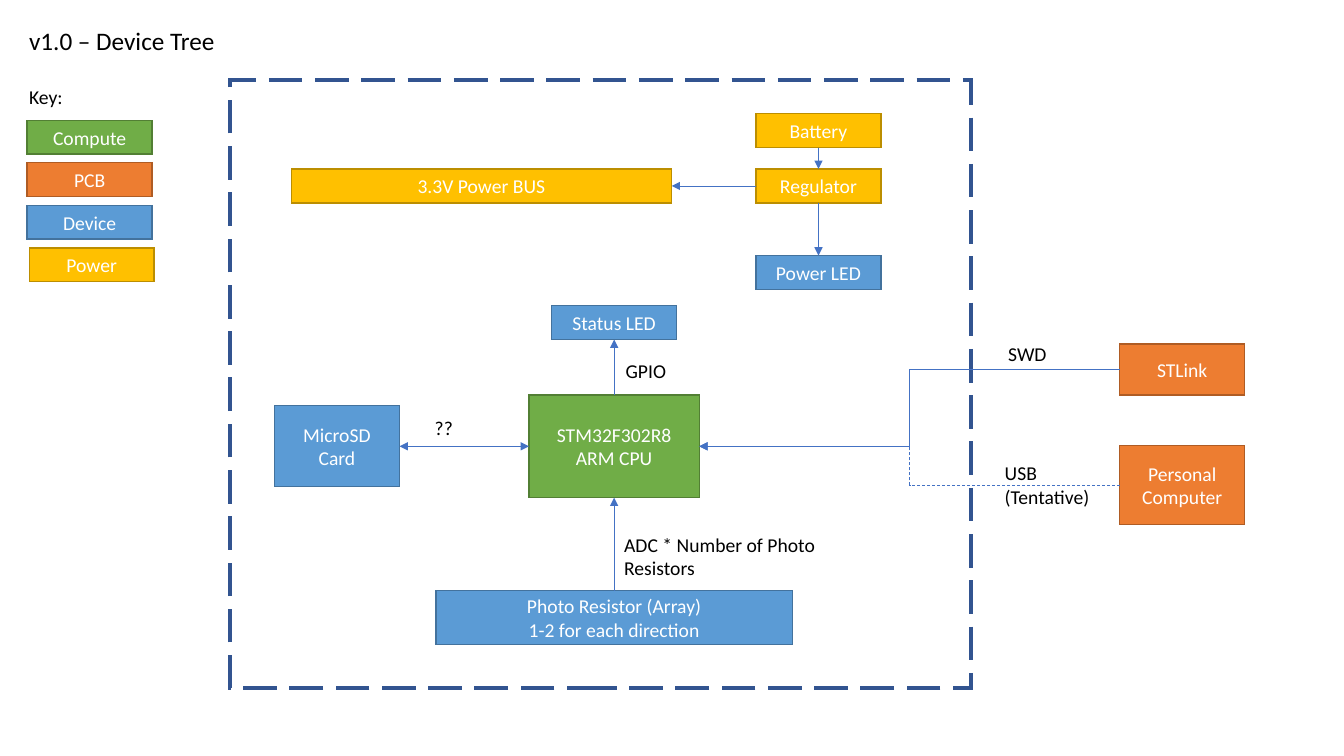
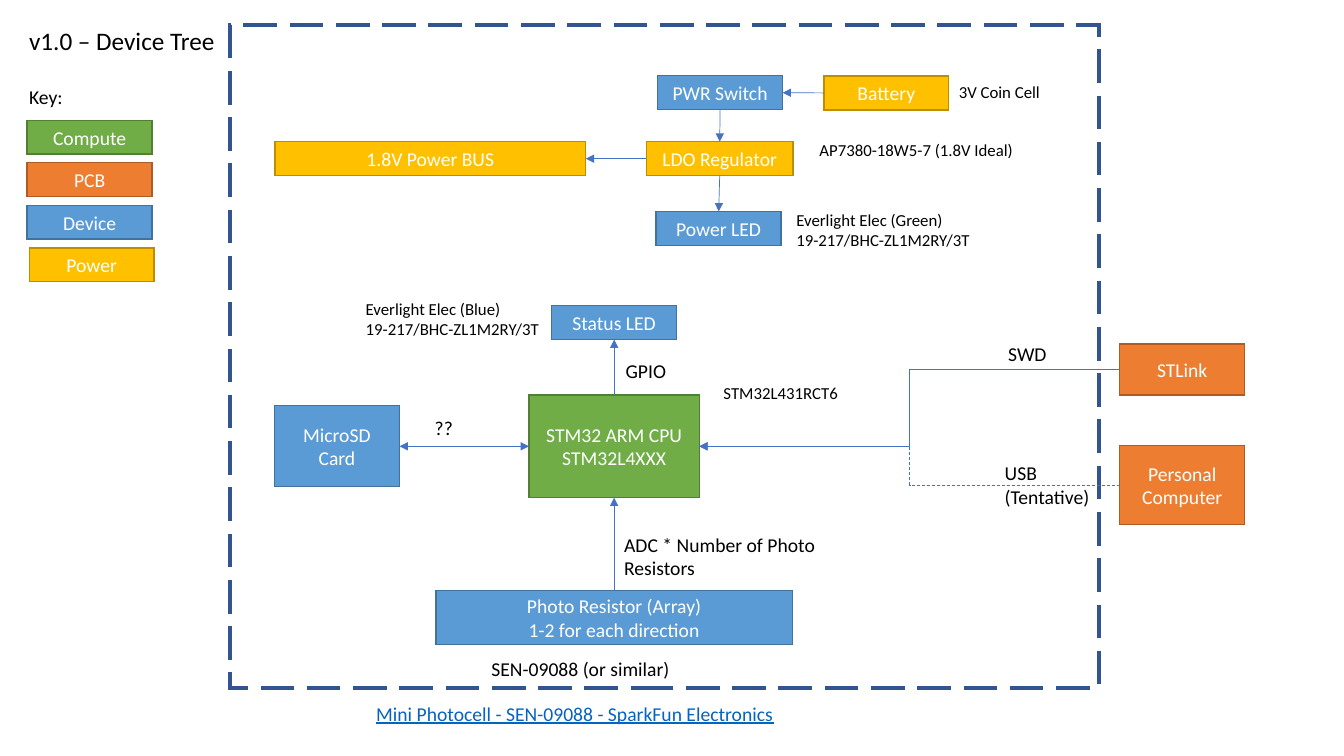
Before and after one commit to Silversmithe/groundhog-lite, a slide deck: slide 1 of design.pptx. Drawn at 1344x756 pixels with LibreOffice and Linux fonts; fonts in the diff are those of the drawing. Boxes give left, top, right and bottom in pixels: in the first picture for what was removed or moved away, otherwise in the second. Text is boxed around its words. In the diff, an @@ line names an element or a change of style, - is before the commit and + after.

Commit message:
picking ucpu & reg

```diff
--- a/design.pptx
+++ b/design.pptx
@@ rectangle: place and size @@
-rectangle at (230,80,971,689)
+rectangle at (230,25,1099,689)
@@ rectangle added at (657,76,782,110), fill #5B9BD5, outline #43739E 1 pt, 14 pt, text #FFFFFF @@
+PWR Switch
@@ rectangle "Battery": place and size @@
-rectangle "Battery" at (756,114,881,148)
+rectangle "Battery" at (824,76,949,110)
@@ text added at (959,86,1040,98), 12 pt, text #000000 @@
+3V Coin Cell
@@ arrow moved from (819, 147) - (819, 169) to (720, 110) - (720, 142) @@
@@ arrow added from (824, 93) to (782, 93), #4472C4 0.5 pt @@
@@ rectangle "1.8V Power BUS": place and size @@
-rectangle "1.8V Power BUS" at (291,169,671,204)
+rectangle "1.8V Power BUS" at (275,142,586,176)
@@ rectangle "LDO Regulator": place and size @@
-rectangle "LDO Regulator" at (756,169,881,204)
+rectangle "LDO Regulator" at (646,142,793,176)
@@ text added at (819,144,1012,158), 12 pt, text #000000 @@
+AP7380-18W5-7 (1.8V Ideal)
@@ text in rectangle at (366,152,494,166): text changed @@
-3.3V Power BUS
+1.8V Power BUS
@@ arrow moved from (756, 186) - (671, 186) to (646, 158) - (586, 158) @@
@@ text in rectangle at (662,152,777,170): text changed @@
-Regulator
+LDO Regulator
@@ arrow moved from (819, 203) - (819, 256) to (720, 175) - (719, 212) @@
@@ rectangle "Power LED": place and size @@
-rectangle "Power LED" at (756,256,881,290)
+rectangle "Power LED" at (656,212,781,246)
@@ text added at (796,214,969,247), 12 pt, text #000000 @@
+Everlight Elec (Green)
+19-217/BHC-ZL1M2RY/3T
@@ text added at (366,303,539,336), 12 pt, text #000000 @@
+Everlight Elec (Blue)
+19-217/BHC-ZL1M2RY/3T
@@ text added at (723,387,837,399), 12 pt, text #000000 @@
+STM32L431RCT6
@@ text in rectangle at (546,429,682,465): text changed @@
-STM32F302R8
-ARM CPU
+STM32 ARM CPU
+STM32L4XXX
@@ text added at (491,662,669,679), 14 pt, text #000000 @@
+SEN-09088 (or similar)
@@ text added at (376,707,772,724), 14 pt, text #0563C1, underline @@
+Mini Photocell - SEN-09088 - SparkFun Electronics
```
